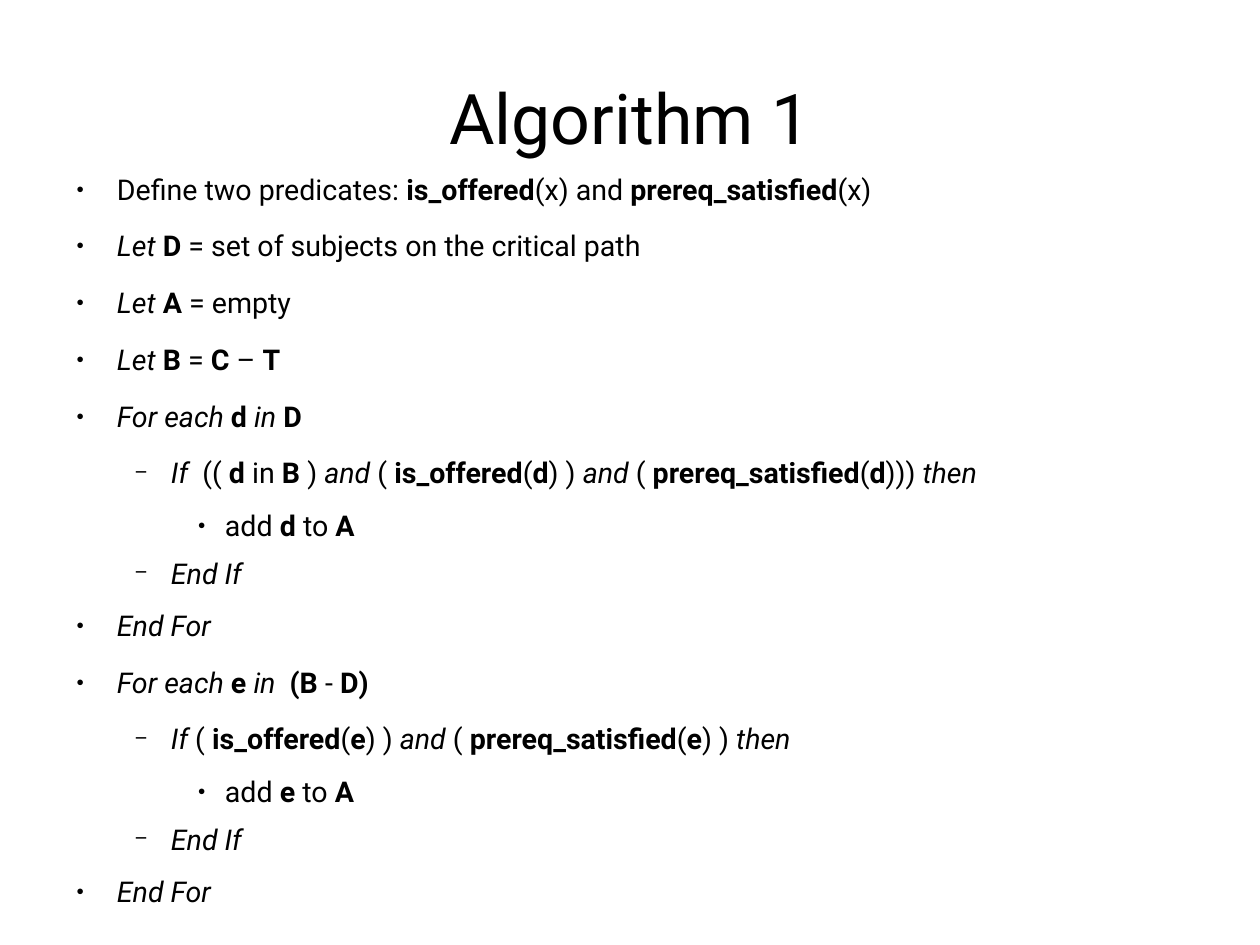
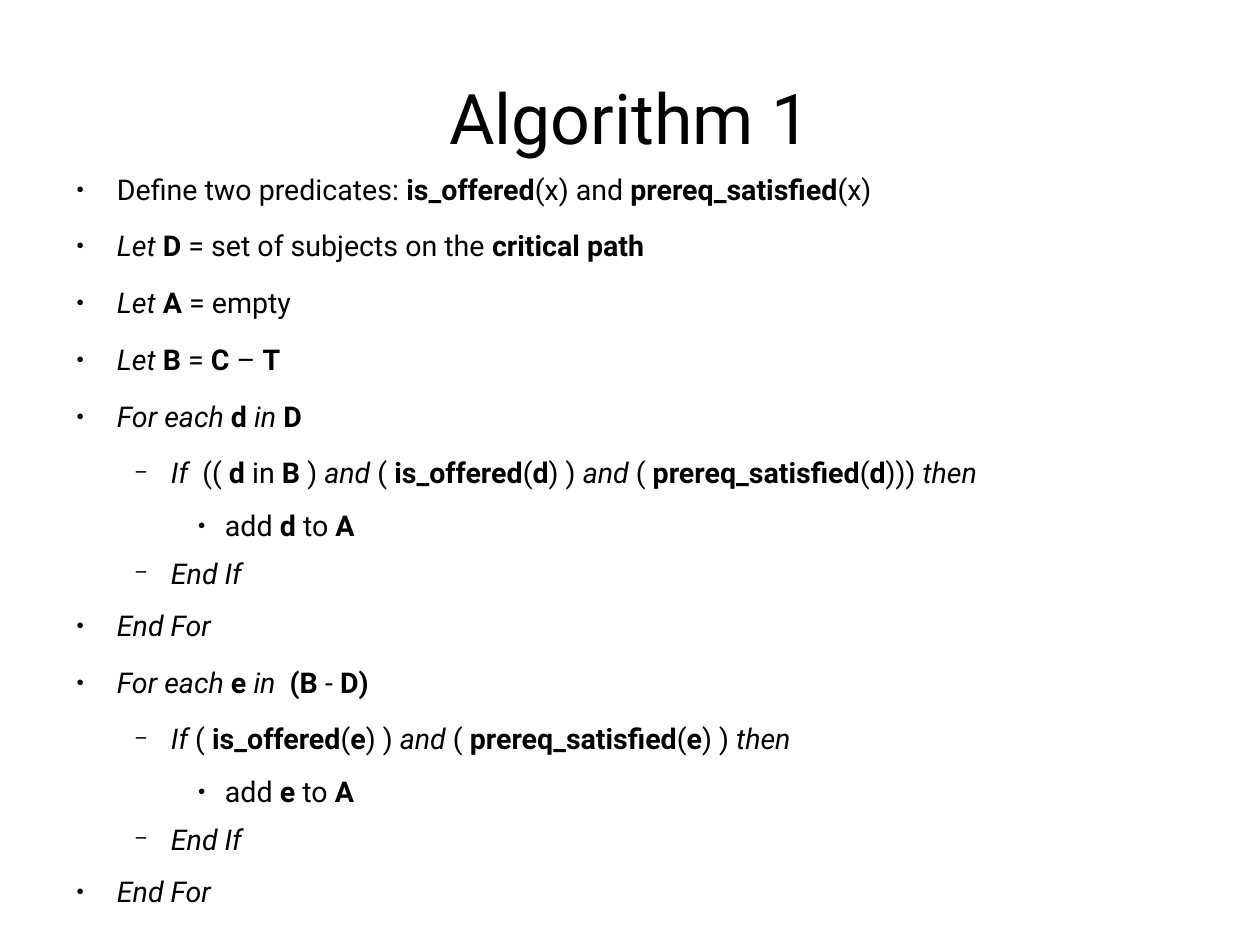
Before and after one commit to jachermocilla/jach-homepage, a slide deck: slide 15 of seminar-2008.odp (slide 7 before the commit). Drawn at 1260x945 pixels with LibreOffice and Linux fonts; fonts in the diff are those of the drawing. Boxes give left, top, right and bottom in pixels: in the first picture for what was removed or moved away, otherwise in the second. Text is boxed around its words. In the diff, an @@ line names an element or a change of style, - is before the commit and + after.

```diff
--- a/seminar-2008.odp
+++ b/seminar-2008.odp
@@ text at box(117, 234, 644, 262): bold on in "critical path" @@
```
Also in this commit, not shown: 2 other slides changed, 25 slides added, 1 other file.
